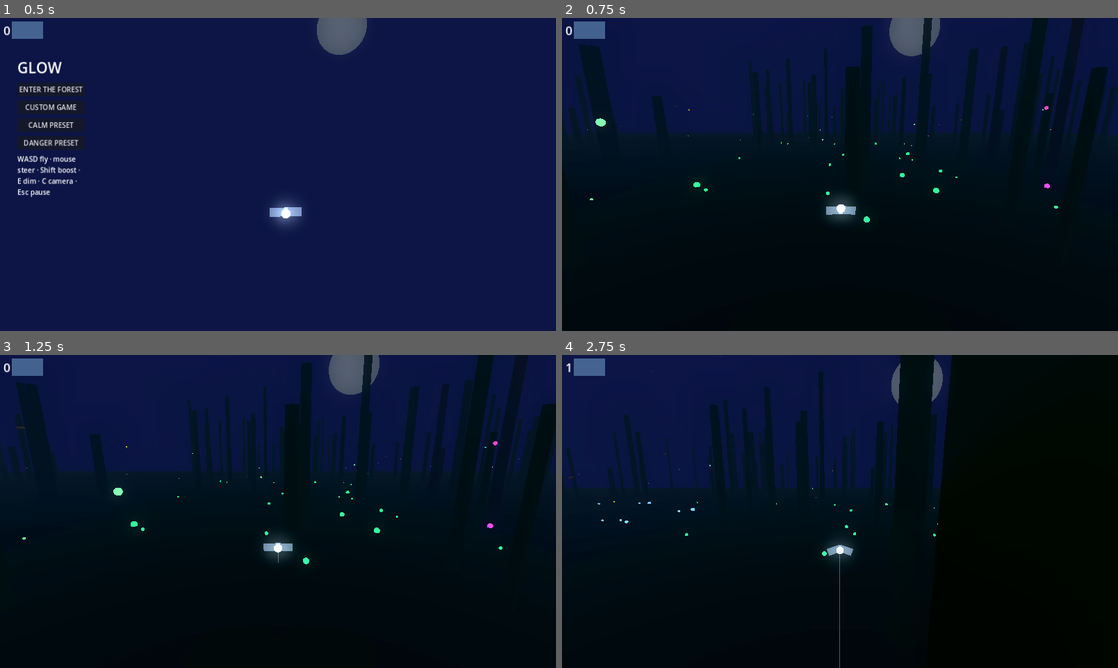
Above: before the commit, frames 1-4 (two rows, left to right).
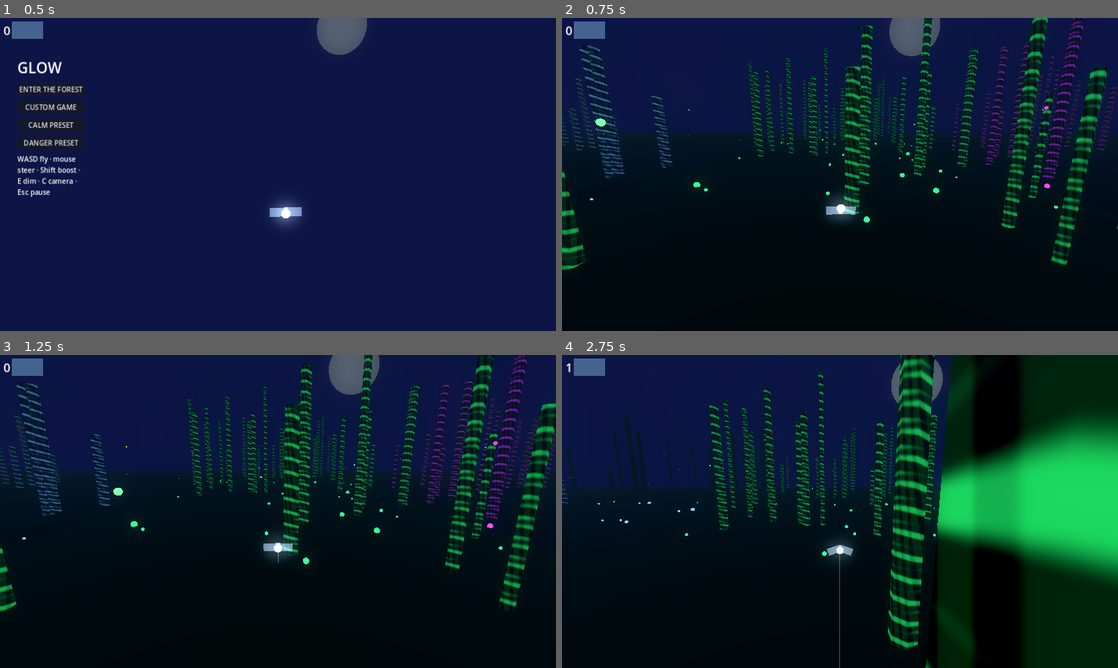
Above: after the commit, the same moments.

Repository: aarshe22/llm-harness-demos
Game: Godot game, scene res://scenes/main/main.tscn
The game is run twice, just before and just after one commit, with the same random seed, the same clock (stepped at 60 frames per second) and the same inputs.
Inputs (mouse positions are in pixels of both pictures, inside the frame that each line leads up to):
- Up to frame 1 (0.5 s): no input
- Up to frame 2 (0.75 s): click "ENTER THE FOREST" at 0.5 s
- Up to frame 3 (1.25 s): no input
- Up to frame 4 (2.75 s): move the mouse to (867, 511) at 1.27 s; hold Shift (boost) 1.28-2.03 s; hold W (move_forward) from 1.28 s (still down); click (867, 511) at 1.42 s; move the mouse to (812, 511) at 2.02 s; tap E (dim) at 2.1 s

Frame 1 is identical in both runs. In frame 2, 7.3% of the frame differs, in the area x 0-100%, y 0-81%; in frame 3, 7.6%; in frame 4, 30%, in the area x 0-100%, y 0-100%.

Commit message:
Add GLOW bark/bloom, richer audio, predator pooling, and Godot WASM
Follow-up after PR #2 merge: vein bark materials, cheap bloom, layered
audio, reusable predator pools, and a real Godot 4.3 nothreads Web export
in glow/godot-html/ (official templates; mobile ETC2 flag was the empty
export-config failure).

Co-authored-by: Intellificial Artelligence <aarshe22@users.noreply.github.com>

Diff:
--- a/glow/demo.json
+++ b/glow/demo.json
@@ -3,5 +3,5 @@
   "modelName": "Cursor Grok 4.6",
   "harness": "Cursor",
   "updated": "2026-10-03",
-  "notes": "GLOW: endless moth survival in a bioluminescent night forest. Godot 4.3 project plus browser prototype."
+  "notes": "GLOW: moth survival. Three.js gallery demo (bark/bloom/audio/pool) plus Godot 4.3 nothreads WASM in godot-html/."
 }
--- a/glow/project.godot
+++ b/glow/project.godot
@@ -100,6 +100,8 @@
 
 [rendering]
 renderer/rendering_method="forward_plus"
+renderer/rendering_method.mobile="gl_compatibility"
+renderer/rendering_method.web="gl_compatibility"
 lights_and_shadows/directional_shadow/soft_shadow_filter_quality=2
 environment/defaults/default_clear_color=Color(0.02, 0.03, 0.06, 1)
 anti_aliasing/quality/msaa_3d=1
--- a/glow/scripts/ai/predator.gd
+++ b/glow/scripts/ai/predator.gd
@@ -11,6 +11,16 @@
 var interest: float = 0.0
 var trail_target: Vector3
 var escaped_flag: bool = false
+
+func recycle(pos: Vector3) -> void:
+	home = pos
+	global_position = pos
+	velocity = Vector3.ZERO
+	t = 0.0
+	interest = 0.0
+	escaped_flag = false
+	state = State.PERCH if kind == "owl" else State.ROAM
+
 
 func _ready() -> void:
 	home = global_position
--- /dev/null
+++ b/glow/scripts/ai/predator_pool.gd
@@ -0,0 +1,46 @@
+class_name PredatorPool
+extends Node
+
+var _free: Dictionary = {}
+var created: int = 0
+var acquired: int = 0
+var released: int = 0
+
+func acquire(kind: String, pos: Vector3, parent: Node) -> Node:
+	var bucket: Array = _free.get(kind, [])
+	var n: Node
+	if bucket.size() > 0:
+		n = bucket.pop_back()
+		_free[kind] = bucket
+	else:
+		var pred_script = preload("res://scripts/ai/predator.gd")
+		n = CharacterBody3D.new()
+		n.set_script(pred_script)
+		n.kind = kind
+		created += 1
+	n.kind = kind
+	if n.has_method("recycle"):
+		n.recycle(pos)
+	else:
+		n.global_position = pos
+	n.visible = true
+	n.process_mode = Node.PROCESS_MODE_INHERIT
+	if parent:
+		parent.add_child(n)
+		n.global_position = pos
+	acquired += 1
+	return n
+
+
+func release(n: Node) -> void:
+	if n == null:
+		return
+	n.visible = false
+	n.process_mode = Node.PROCESS_MODE_DISABLED
+	if n.get_parent():
+		n.get_parent().remove_child(n)
+	var kind = str(n.get("kind"))
+	if not _free.has(kind):
+		_free[kind] = []
+	_free[kind].append(n)
+	released += 1
--- a/glow/scripts/procedural/chunk_manager.gd
+++ b/glow/scripts/procedural/chunk_manager.gd
@@ -2,16 +2,23 @@
 extends Node3D
 
 const Biome := preload("res://scripts/procedural/biome_manager.gd")
+
+const PoolScript := preload("res://scripts/ai/predator_pool.gd")
+const BarkShader := preload("res://shaders/bark.gdshader")
 
 var chunks: Dictionary = {}
 var moth: Node3D
 var fireflies: Array[Node3D] = []
 var predators: Array[Node3D] = []
 var rng = RandomNumberGenerator.new()
+var pool
 
 func setup(p_moth: Node3D) -> void:
 	moth = p_moth
 	rng.seed = GameConfigManager.current_config.seed_value
+	if pool == null:
+		pool = PoolScript.new()
+		add_child(pool)
 
 
 func _physics_process(_dt: float) -> void:
@@ -33,7 +40,12 @@
 		if not needed.has(k):
 			stale.append(k)
 	for k in stale:
-		(chunks[k] as Node).queue_free()
+		var dying = chunks[k] as Node
+		for child in dying.get_children():
+			if child.is_in_group("predator"):
+				pool.release(child)
+				predators.erase(child)
+		dying.queue_free()
 		chunks.erase(k)
 
 
@@ -100,11 +112,9 @@
 	mm.transform_format = MultiMesh.TRANSFORM_3D
 	mm.mesh = cyl
 	mm.instance_count = maxi(n, 1)
-	var tm = StandardMaterial3D.new()
-	tm.albedo_color = Color(0.04, 0.03, 0.025)
-	tm.emission_enabled = true
-	tm.emission = Biome.color_for(biome)
-	tm.emission_energy_multiplier = 0.05 if biome != "blackwood" else 0.01
+	var tm = ShaderMaterial.new()
+	tm.shader = BarkShader
+	tm.set_shader_parameter("glow", Biome.color_for(biome))
 	var mmi = MultiMeshInstance3D.new()
 	mmi.multimesh = mm
 	mmi.material_override = tm
@@ -199,12 +209,7 @@
 	var p = origin + Vector3(local.randf() * GameConfigManager.current_config.chunk_size, y, local.randf() * GameConfigManager.current_config.chunk_size)
 	if moth and p.distance_to(moth.global_position) < 16.0:
 		return
-	var pred_script = preload("res://scripts/ai/predator.gd")
-	var n = CharacterBody3D.new()
-	n.set_script(pred_script)
-	n.kind = kind
-	n.position = p
-	node.add_child(n)
+	var n = pool.acquire(kind, p, node)
 	predators.append(n)
 
 
--- /dev/null
+++ b/glow/shaders/bark.gdshader
@@ -0,0 +1,15 @@
+shader_type spatial;
+render_mode cull_back;
+
+uniform vec4 dark : source_color = vec4(0.035, 0.028, 0.02, 1.0);
+uniform vec4 glow : source_color = vec4(0.25, 0.85, 0.7, 1.0);
+uniform float pulse = 1.0;
+
+void fragment() {
+	float rings = sin(VERTEX.y * 9.0 + VERTEX.x * 2.4) * sin(VERTEX.y * 3.1 + 1.7);
+	float veins = smoothstep(0.42, 0.92, rings * 0.5 + 0.5);
+	float moss = smoothstep(0.15, 0.55, 0.5 + 0.5 * sin(VERTEX.x * 14.0 + VERTEX.z * 11.0));
+	ALBEDO = mix(dark.rgb, glow.rgb * 0.35, veins * 0.7);
+	EMISSION = glow.rgb * (veins * 0.55 + moss * 0.12) * pulse;
+	ROUGHNESS = 0.94;
+}
Not shown, changed: glow/export_presets.cfg
Binary file added: glow/godot-html/index.apple-touch-icon.png
Binary file added: glow/godot-html/index.icon.png
Binary file added: glow/godot-html/index.png
Not shown, changed: glow/package.json
Not shown, changed: glow/.gitignore
Not shown, changed: glow/README.md
Not shown, changed: glow/godot-html/README.md
Not shown, added: glow/godot-html/index.audio.worklet.js
Not shown, changed: glow/godot-html/index.html
Not shown, added: glow/godot-html/index.js
Not shown, added: glow/godot-html/index.pck
(and 10 more such lines)
